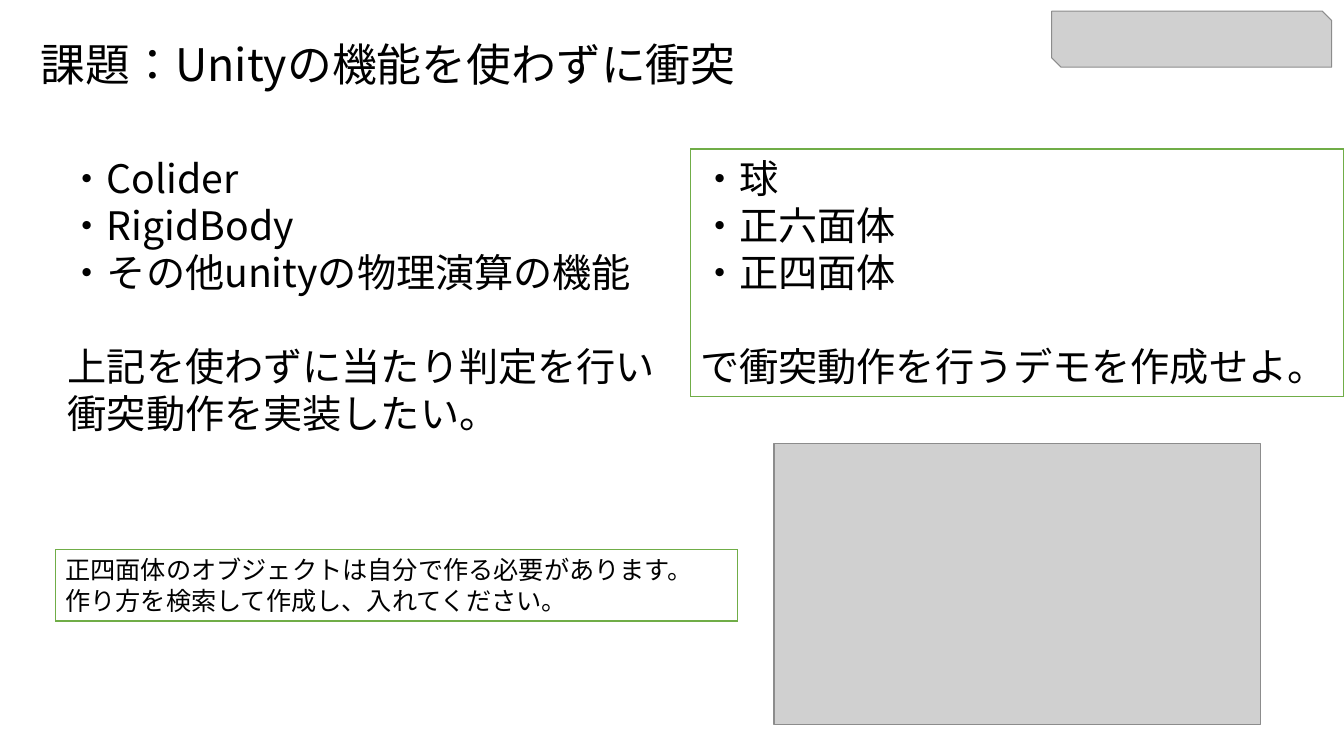
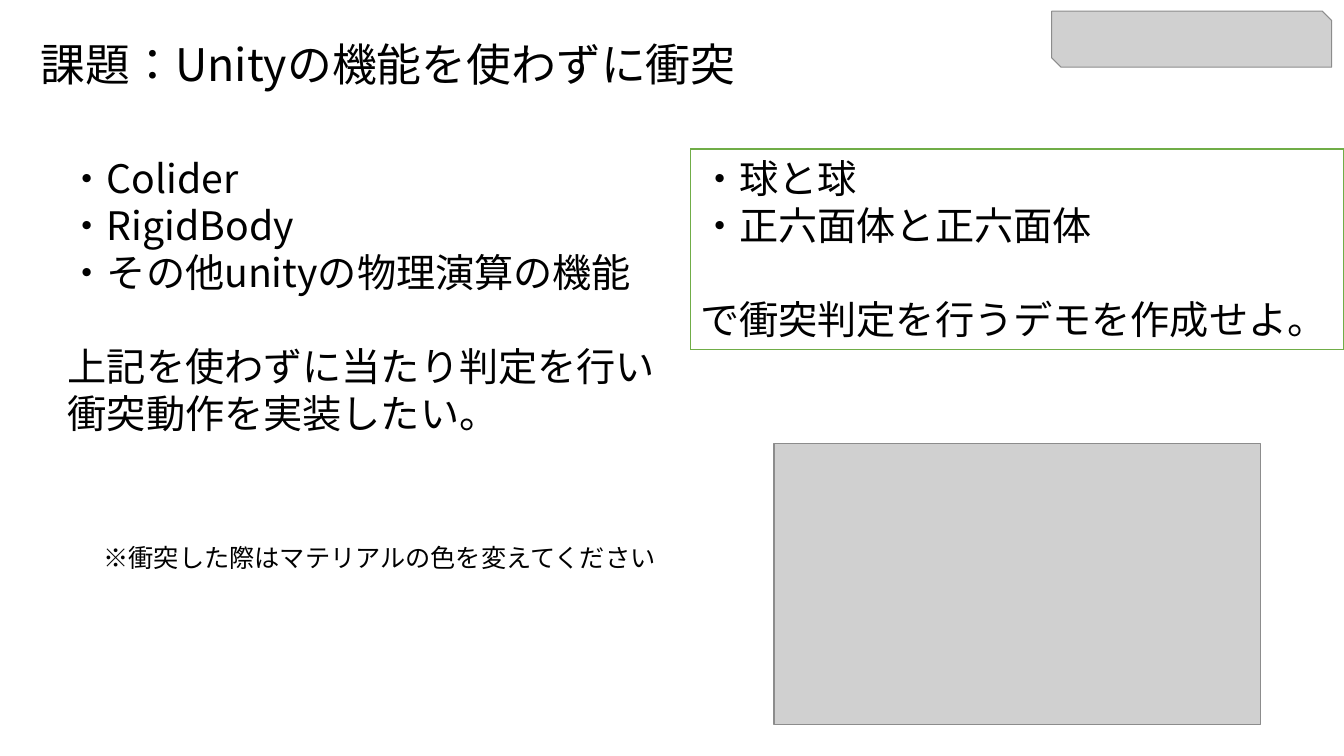
Before and after one commit to MahiroCreative/GameEngine, a slide deck: slide 12 of 2.studyUnity1(2D)/Ge1_3_RigidbodyColider.pptx. Drawn at 1344x756 pixels with LibreOffice and Linux fonts; fonts in the diff are those of the drawing; grey boxes stand for pictures. Boxes give left, top, right and bottom in pixels: in the first picture for what was removed or moved away, otherwise in the second. Text is boxed around its words. In the diff, an @@ line names an element or a change of style, - is before the commit and + after.

```diff
--- a/2.studyUnity1(2D)/Ge1_3_RigidbodyColider.pptx
+++ b/2.studyUnity1(2D)/Ge1_3_RigidbodyColider.pptx
@@ rectangle "・球と球": place and size @@
-rectangle "・球と球" at box(691, 149, 1344, 397)
+rectangle "・球と球" at box(691, 149, 1344, 350)
@@ text in rectangle at box(700, 160, 1326, 338): text changed @@
-・球
-・正六面体
-・正四面体
-で衝突動作を行うデモを作成せよ。
+・球と球
+・正六面体と正六面体
+で衝突判定を行うデモを作成せよ。
@@ rectangle removed at box(55, 549, 738, 621) @@
-正四面体のオブジェクトは自分で作る必要があります。
-作り方を検索して作成し、入れてください。
@@ text added at box(103, 545, 655, 569), 18 pt, text #000000 @@
+※衝突した際はマテリアルの色を変えてください
```
